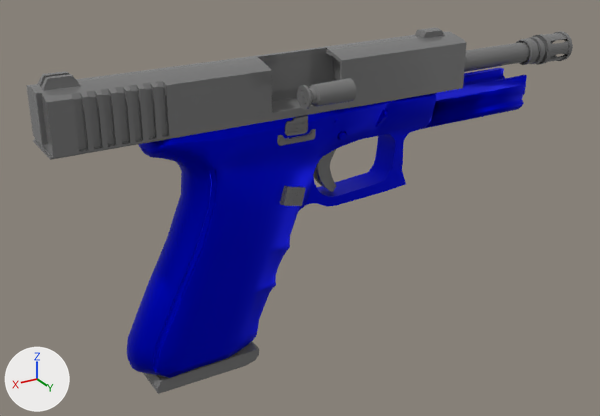
An edit to the FBX model Better Name Pending/Assets/Models and Textures/Models/gun test/pistol glock 22.fbx, drawn before and after from the same camera.
Rendered twice from a 50 mm camera at (-1.43, 0.31, 1.473) aimed at (-1.644, -0.045, 1.295). Every picture has the same lights, and +X, +Y and +Z are marked at lower left. Where no turn or scale is listed for an object, it has been applied to the vertices.

The first picture shows 'barrel', 'bullet chamber OPEN', 'bullet huls', 'flah hider', 'magazine', 'magazine trigger trigger', 'stock', 'trigger'.
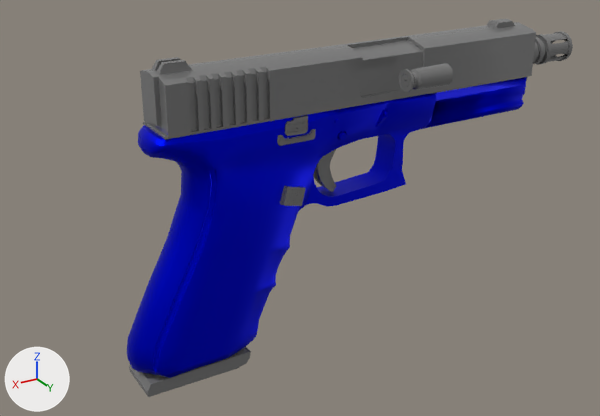
Location of each change, [x1, y1, x2, y2] in pixels of the pictures (600 x 416 px):
'barrel', moved
    before: [26, 28, 466, 160]
    after: [140, 19, 536, 140]
'bullet chamber OPEN', deleted
    before: [264, 53, 340, 112]
'magazine', moved
    before: [143, 341, 259, 394]
    after: [129, 347, 251, 397]
'flah hider', unchanged, covered by the edit
    before: [464, 31, 573, 72]
    after: [533, 31, 573, 65]
'bullet chamber closed', unchanged, uncovered by the edit
    after: [352, 40, 423, 96]

Edits to the bpy script that builds the scene:
```text
Change ob_barrel:
    ob_barrel.location: (-1.5932, -0.0444, 1.3628) -> (-1.6455, -0.0444, 1.3628)
Change ob_magazine:
    ob_magazine.location: (-1.5859, -0.0446, 1.2301) -> (-1.5805, -0.0446, 1.2301)
Remove ob_bullet_chamber_open:
    ob_bullet_chamber_open = bpy.data.objects.new('bullet chamber OPEN', me_plane_004)
    ob_bullet_chamber_open.location = (-1.6351, -0.0383, 1.3613)
```
